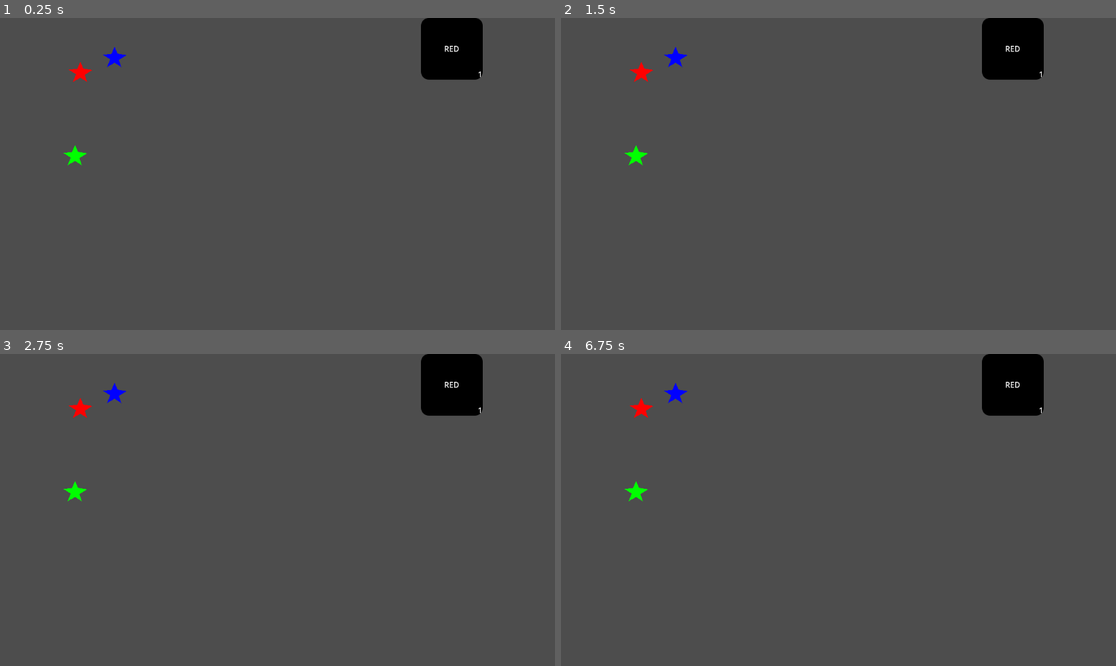
Above: before the commit, frames 1-4 (two rows, left to right).
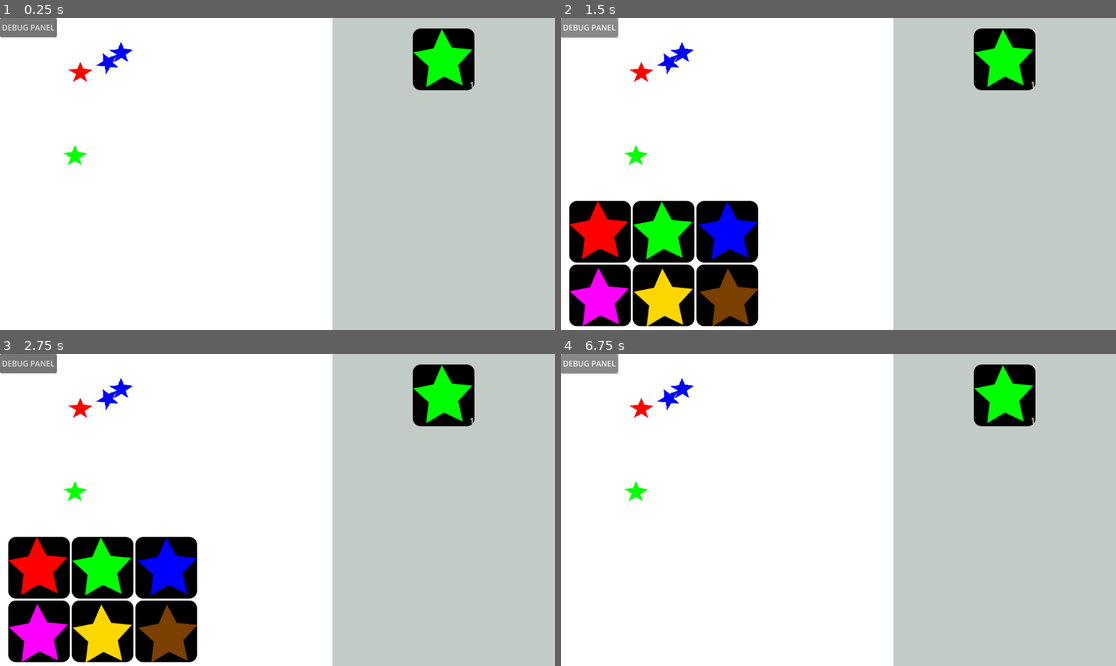
Above: after the commit, the same moments.

Repository: beyondchan28/CollectingStars
Game: Godot game, scene res://Scenes/game.tscn
Two runs of this game, one before a commit and one after it. Both use one fixed random seed, a clock stepped at 60 frames per second and the inputs below. The engine's default icon, where the game draws it, is replaced by a stand-in: a white triangle on a blue panel in a dark square.
Inputs (mouse positions are in pixels of both pictures, inside the frame that each line leads up to):
- Up to frame 1 (0.25 s): no input
- Up to frame 2 (1.5 s): click "RED" (after the commit: "LABEL") at 0.5 s; click (588, 27) at 1.25 s, where only the run after the commit has a clickable "DEBUG PANEL"
- Up to frame 3 (2.75 s): click (99, 569) at 2 s, where only the run after the commit has a clickable "LABEL"
- Up to frame 4 (6.75 s): click (727, 569) at 2.75 s, where only the run after the commit has a clickable "LABEL"; click (599, 631) at 3.5 s, where only the run after the commit has a clickable "LABEL"; click (660, 631) at 4.25 s, where only the run after the commit has a clickable "LABEL"; click (727, 631) at 5 s, where only the run after the commit has a clickable "LABEL"; click "RED" (after the commit: "LABEL") at 5.75 s; click (588, 363) at 6.5 s, where only the run after the commit has a clickable "DEBUG PANEL"

The runs differ from the first frame. In frame 1, 99% of the frame differs, in the area x 0-100%, y 0-100%; in frame 2, 99%; in frame 3, 99%; in frame 4, 99%.

Commit message:
add debug logging and working on with assets

Diff:
--- /dev/null
+++ b/Assets/button_atlas.tres
@@ -0,0 +1,7 @@
+[gd_resource type="AtlasTexture" load_steps=2 format=3 uid="uid://diful748rm0ix"]
+
+[ext_resource type="Texture2D" uid="uid://3dg810vsayan" path="res://Assets/bitmap.png" id="1_asrny"]
+
+[resource]
+atlas = ExtResource("1_asrny")
+region = Rect2(0, 0, 151, 148)
--- a/Scenes/game.tscn
+++ b/Scenes/game.tscn
@@ -1,8 +1,9 @@
-[gd_scene load_steps=6 format=3 uid="uid://dsbbkdrb63636"]
+[gd_scene load_steps=7 format=3 uid="uid://dsbbkdrb63636"]
 
 [ext_resource type="PackedScene" uid="uid://dxtyomnokngcc" path="res://Scenes/star.tscn" id="1_ajy5d"]
 [ext_resource type="Script" path="res://Scripts/star_inventory.gd" id="2_u5lqo"]
 [ext_resource type="PackedScene" uid="uid://bwl56k15phhv0" path="res://Scenes/star_button.tscn" id="3_2cq3e"]
+[ext_resource type="Script" path="res://Scripts/debug_panel.gd" id="3_qe31x"]
 
 [sub_resource type="RectangleShape2D" id="RectangleShape2D_18jwe"]
 size = Vector2(70, 724)
@@ -15,15 +16,30 @@
 [node name="CanvasLayer" type="CanvasLayer" parent="."]
 layer = -1
 
+[node name="ScrollBackground" type="ColorRect" parent="CanvasLayer"]
+anchors_preset = -1
+anchor_left = 0.604167
+anchor_right = 1.00521
+anchor_bottom = 1.0
+offset_left = -6.0
+offset_right = -6.0
+color = Color(0.766037, 0.794983, 0.780066, 1)
+metadata/_edit_use_anchors_ = true
+
 [node name="StarInventory" type="ScrollContainer" parent="CanvasLayer"]
 anchors_preset = -1
-anchor_left = 0.628
-anchor_right = 1.0
-anchor_bottom = 1.0
-offset_left = 0.543945
+anchor_left = 0.623431
+anchor_top = 0.034
+anchor_right = 0.977431
+anchor_bottom = 0.957
+offset_left = -0.192017
+offset_top = -0.0320015
+offset_bottom = -0.135986
 grow_horizontal = 0
 grow_vertical = 2
+vertical_scroll_mode = 0
 script = ExtResource("2_u5lqo")
+metadata/_edit_use_anchors_ = true
 
 [node name="StarContainer" type="GridContainer" parent="CanvasLayer/StarInventory"]
 layout_mode = 2
@@ -31,10 +47,71 @@
 size_flags_vertical = 4
 mouse_filter = 2
 theme_override_constants/h_separation = 7
+theme_override_constants/v_separation = 7
 columns = 3
 
 [node name="StarButton" parent="CanvasLayer/StarInventory/StarContainer" instance=ExtResource("3_2cq3e")]
 layout_mode = 2
+_star_type = 1
+
+[node name="DebugPanel" type="Control" parent="CanvasLayer"]
+layout_mode = 3
+anchors_preset = 9
+anchor_bottom = 1.0
+offset_right = 212.0
+grow_vertical = 2
+mouse_filter = 2
+script = ExtResource("3_qe31x")
+
+[node name="DebugButton" type="Button" parent="CanvasLayer/DebugPanel"]
+layout_mode = 0
+offset_right = 118.0
+offset_bottom = 40.0
+text = "DEBUG PANEL"
+
+[node name="DebugScroll" type="ScrollContainer" parent="CanvasLayer/DebugPanel"]
+layout_mode = 1
+anchors_preset = -1
+anchor_left = 0.0801887
+anchor_top = 0.58642
+anchor_right = 1.92925
+anchor_bottom = 1.0
+grow_vertical = 0
+vertical_scroll_mode = 0
+metadata/_edit_use_anchors_ = true
+
+[node name="DebugContainer" type="GridContainer" parent="CanvasLayer/DebugPanel/DebugScroll"]
+layout_mode = 2
+columns = 3
+
+[node name="StarButton" parent="CanvasLayer/DebugPanel/DebugScroll/DebugContainer" instance=ExtResource("3_2cq3e")]
+layout_mode = 2
+_star_type = 0
+is_debug = true
+
+[node name="StarButton2" parent="CanvasLayer/DebugPanel/DebugScroll/DebugContainer" instance=ExtResource("3_2cq3e")]
+layout_mode = 2
+_star_type = 1
+is_debug = true
+
+[node name="StarButton3" parent="CanvasLayer/DebugPanel/DebugScroll/DebugContainer" instance=ExtResource("3_2cq3e")]
+layout_mode = 2
+_star_type = 2
+is_debug = true
+
+[node name="StarButton4" parent="CanvasLayer/DebugPanel/DebugScroll/DebugContainer" instance=ExtResource("3_2cq3e")]
+layout_mode = 2
+_star_type = 3
+is_debug = true
+
+[node name="StarButton5" parent="CanvasLayer/DebugPanel/DebugScroll/DebugContainer" instance=ExtResource("3_2cq3e")]
+layout_mode = 2
+_star_type = 4
+is_debug = true
+
+[node name="StarButton6" parent="CanvasLayer/DebugPanel/DebugScroll/DebugContainer" instance=ExtResource("3_2cq3e")]
+layout_mode = 2
+is_debug = true
 
 [node name="StarsParent" type="Node2D" parent="."]
 
@@ -49,7 +126,12 @@
 position = Vector2(238, 83)
 _type = 2
 
+[node name="Star4" parent="StarsParent" instance=ExtResource("1_ajy5d")]
+position = Vector2(238, 83)
+_type = 2
+
 [node name="StaticBody2D" type="StaticBody2D" parent="."]
+visible = false
 
 [node name="CollisionShape2D" type="CollisionShape2D" parent="StaticBody2D"]
 position = Vector2(-33, 352)
--- a/Scenes/star_button.tscn
+++ b/Scenes/star_button.tscn
@@ -12,6 +12,7 @@
 script = ExtResource("2_qc7ls")
 
 [node name="TypeLabel" type="Label" parent="."]
+visible = false
 layout_mode = 1
 anchors_preset = 15
 anchor_right = 1.0
@@ -21,6 +22,15 @@
 text = "LABEL"
 horizontal_alignment = 1
 vertical_alignment = 1
+
+[node name="StarTexture" type="TextureRect" parent="."]
+layout_mode = 1
+anchors_preset = 15
+anchor_right = 1.0
+anchor_bottom = 1.0
+grow_horizontal = 2
+grow_vertical = 2
+expand_mode = 1
 
 [node name="AmountLabel" type="Label" parent="."]
 layout_mode = 1
@@ -33,6 +43,5 @@
 offset_top = -23.0
 grow_horizontal = 0
 grow_vertical = 0
-text = "22"
 horizontal_alignment = 2
 vertical_alignment = 1
--- /dev/null
+++ b/Scripts/debug_panel.gd
@@ -0,0 +1,11 @@
+extends Control
+
+func _ready() -> void:
+	$DebugScroll.hide()
+	$DebugButton.pressed.connect(_on_debug_button_pressed)
+
+func _on_debug_button_pressed() -> void:
+	if $DebugScroll.visible:
+		$DebugScroll.hide()
+	else:
+		$DebugScroll.show()
--- a/Scripts/mouse_state.gd
+++ b/Scripts/mouse_state.gd
@@ -11,12 +11,15 @@
 		# check mouse event is pressed or release
 		if _is_drag == false and event.is_pressed():
 			set_drag(true)
+			print("[INFO] Dragging")
 		elif _is_drag and event.is_released():
 			set_drag(false)
+			print("[INFO] Stop dragging")
 			# if holding a star, activate physics and clear
 			if is_holding():
 				_holded_star.freeze_physics(false)
 				_holded_star = null
+				print("[INFO] Release Star")
 
 	if _is_drag and is_holding() and event is InputEventMouseMotion:
 		_holded_star.position = get_global_mouse_position()
@@ -29,7 +32,7 @@
 	_holded_star = s
 
 func get_holded_star() -> Star:
-	assert(is_holding(), "Currently not holding a star") # make sure to not returning null
+	assert(is_holding(), "[ERROR] Currently not holding a star") # make sure to not returning null
 	return _holded_star
 
 func is_drag() -> bool:
--- a/Scripts/star.gd
+++ b/Scripts/star.gd
@@ -3,19 +3,22 @@
 const LAUNCH_POWER := 500.0
 
 enum StarType {
-	RED, GREEN, BLUE
+	RED, GREEN, BLUE, PINK, GOLD, CHOCOLATE
+}
+
+var _star_color := {
+	StarType.RED: Color.RED,
+	StarType.GREEN: Color.GREEN,
+	StarType.BLUE: Color.BLUE,
+	StarType.PINK: Color.PINK,
+	StarType.GOLD: Color.GOLD,
+	StarType.CHOCOLATE: Color.CHOCOLATE,
 }
 
 @export var _type :StarType
 
 func _ready() -> void:
-	match _type:
-		StarType.RED:
-			$Display.color = Color.RED
-		StarType.GREEN:
-			$Display.color = Color.GREEN
-		StarType.BLUE:
-			$Display.color = Color.BLUE
+	$Display.color = _star_color[_type]
 
 	$PickArea.input_event.connect(_on_star_clicked)
 	$PickArea.mouse_entered.connect(_on_star_mouse_entered)
@@ -32,6 +35,7 @@
 		if event.is_pressed():
 			freeze_physics(true)
 			MouseState.set_holded_star(self)
+			print("[INFO] A Star picked")
 
 func _on_star_mouse_entered() -> void:
 	var tween = create_tween()
--- a/Scripts/star_button.gd
+++ b/Scripts/star_button.gd
@@ -1,16 +1,32 @@
 class_name StarButton extends TextureButton
-
-@onready var _stars_parent: Node2D = $"../../../../StarsParent"
-
-@export var _star_amount := 1 # how many star this button contain
-@export var _star_type := Star.StarType.RED
 
 const _star := preload("res://Scenes/star.tscn")
 
+var _stars_parent: Node2D
+@onready var _star_atlas :AtlasTexture = preload("res://Assets/button_atlas.tres")
+@onready var _star_atlas_region_size := _star_atlas.region.size
+
+@export var _star_amount := 1 # how many star this button contain
+@export var _star_type := Star.StarType.CHOCOLATE
+@export var is_debug := false
+
+# NOTE: TYPE : [index X, index Y] -> atlas
+var _star_atlas_index := {
+	Star.StarType.RED: [0, 0],
+	Star.StarType.GREEN: [1, 0],
+	Star.StarType.BLUE: [2, 0],
+	Star.StarType.PINK: [0, 1],
+	Star.StarType.GOLD: [1, 1],
+	Star.StarType.CHOCOLATE: [2, 1],
+}
+
 func _ready() -> void:
-	_set_label()
-	$AmountLabel.text = str(_star_amount)
-	self.pressed.connect(_on_pressed)
+	_set_atlas_button()
+	# not need all of this if the button used for debug panel
+	if not is_debug:
+		$AmountLabel.text = str(_star_amount)
+		self.pressed.connect(_on_pressed)
+		_stars_parent = $"../../../../StarsParent"
 
 func _on_pressed() -> void:
 	if Input.is_mouse_button_pressed(MOUSE_BUTTON_LEFT):
@@ -23,6 +39,7 @@
 		_new_star.global_position = get_global_mouse_position()
 		# ------------------------------------------------------
 		_stars_parent.add_child(_new_star)
+		print("[INFO] Drag a Star. The Star Type is %s" % [_star_type])
 		decrease_star_amount()
 	elif Input.is_mouse_button_pressed(MOUSE_BUTTON_RIGHT):
 		var _new_star :Star = _star.instantiate()
@@ -30,17 +47,16 @@
 		_new_star.global_position = self.global_position + self.size/2.0 # launch from the middle of the button
 		_stars_parent.add_child(_new_star)
 		_new_star.launch() # launch star
+		print("[INFO] Launch a Star. The Star Type is %s" % [_star_type])
 		decrease_star_amount()
 
 
-func _set_label() -> void :
-	match _star_type:
-		Star.StarType.RED:
-			$TypeLabel.text = "RED"
-		Star.StarType.GREEN:
-			$TypeLabel.text = "GREEN"
-		Star.StarType.BLUE:
-			$TypeLabel.text = "BLUE"
+func _set_atlas_button() -> void :
+	var _atlas := _star_atlas.duplicate() # duplicate so every button use different resource
+	var _idx : Array = _star_atlas_index[_star_type]
+	var _pos := Vector2(_star_atlas_region_size.x * _idx[0], _star_atlas_region_size.y * _idx[1])
+	_atlas.region.position = _pos
+	$StarTexture.texture = _atlas
 
 func increase_star_amount() -> void:
 	_star_amount += 1
--- a/Scripts/star_inventory.gd
+++ b/Scripts/star_inventory.gd
@@ -18,17 +18,17 @@
 			if _btn.get_star_type() == _star.get_type():
 				_btn.increase_star_amount()
 				_star.queue_free()
+				print("[INFO] Star Container found and amount increased. The Star Type is %s" % [_star.get_type()])
 				return
 		# if no type match, then create a new btn
 		_add_new_star_button(_star)
 		_star.queue_free()
 
-
-
 func _add_new_star_button(s: Star) -> void:
 	var _new_star_button := _star_button.instantiate()
 	_new_star_button.set_star_type(s.get_type())
 	_star_container.add_child(_new_star_button)
+	print("[INFO] Create a new Star container. The Star Type is %s" % [s.get_type()])
 
 func _unhandled_input(event: InputEvent) -> void:
 	if event is InputEventMouseButton and event.button_index == MOUSE_BUTTON_LEFT:
--- a/project.godot
+++ b/project.godot
@@ -18,3 +18,7 @@
 [autoload]
 
 MouseState="*res://Scripts/mouse_state.gd"
+
+[rendering]
+
+environment/defaults/default_clear_color=Color(1, 1, 1, 1)
Binary file added: Assets/bitmap.png
Not shown, added: Assets/bitmap.png.import
